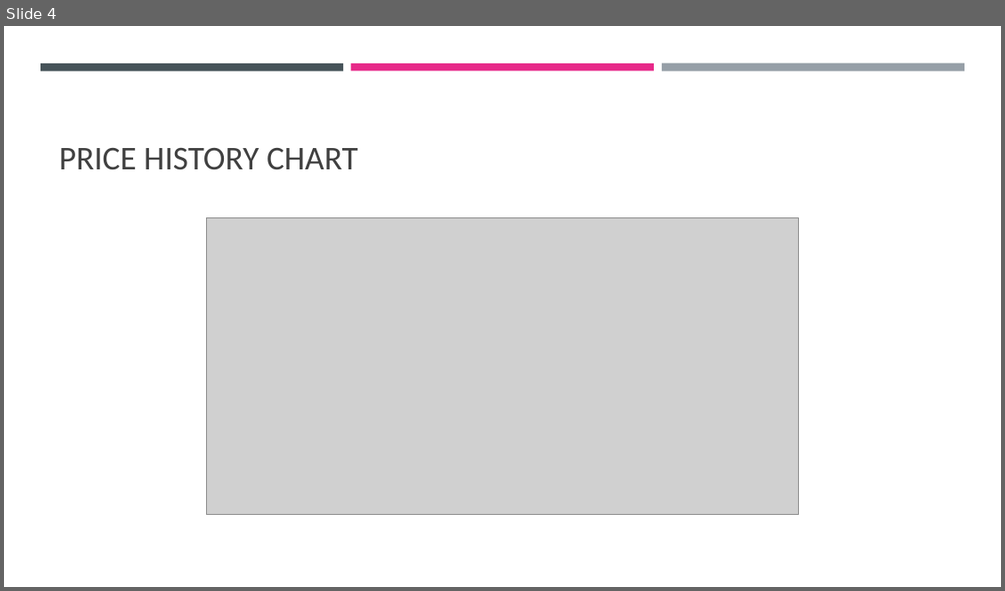
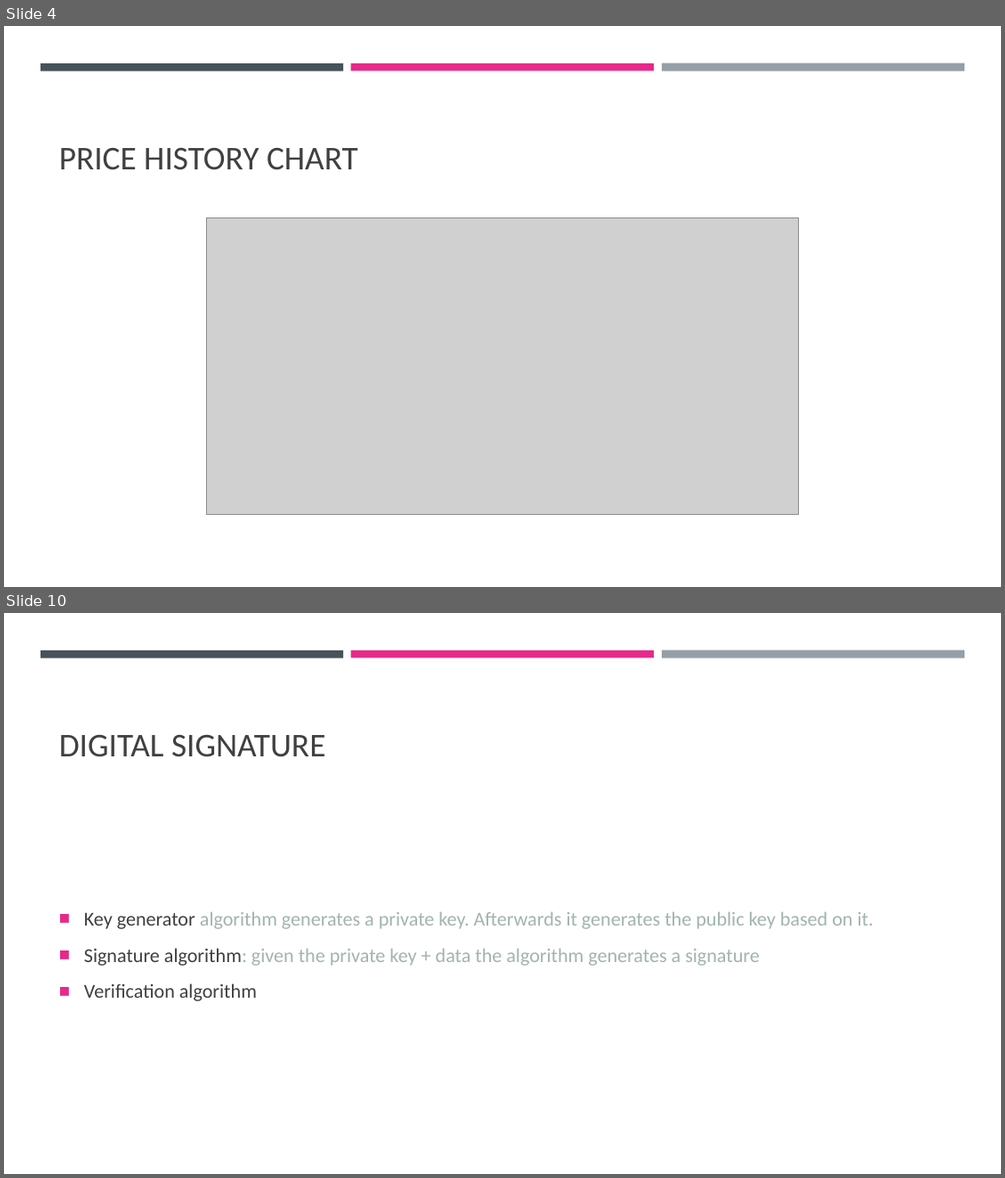
Before and after one commit to cyoni/bitcoin, a slide deck: bitcoin.pptx. Shown one above the other, each under a label of ours: slide 4 before the commit, slides 4 and 10 after it; the slides between them are not shown. The pictures are 1005x591 and 1005x1178 pixels, drawn with LibreOffice and Linux fonts; fonts in the diff are those of the drawing; grey boxes stand for pictures. Boxes give left, top, right and bottom in pixels: in the first picture for what was removed or moved away, otherwise in the second. Text is boxed around its words. In the diff, an @@ line names an element or a change of style, - is before the commit and + after.

```diff
--- a/bitcoin.pptx
+++ b/bitcoin.pptx
@@ slide 10 added at (4, 613, 1001, 1174), background #FFFFFF; not listed: 3 template elements that a slide beside it also shows @@
@@ title added at (59, 735, 325, 757), 32 pt, text #404040 @@
+DIGITAL SIGNATURE
@@ text added at (84, 912, 874, 1001), 19 pt, text #A2B5AC @@
+■ Key generator algorithm generates a private key. Afterwards it generates the public key based on it.
+■ Signature algorithm: given the private key + data the algorithm generates a signature
+■ Verification algorithm
```
Also in this commit, not shown: 1 slide changed, 20 other slides added, 1 slide removed.
